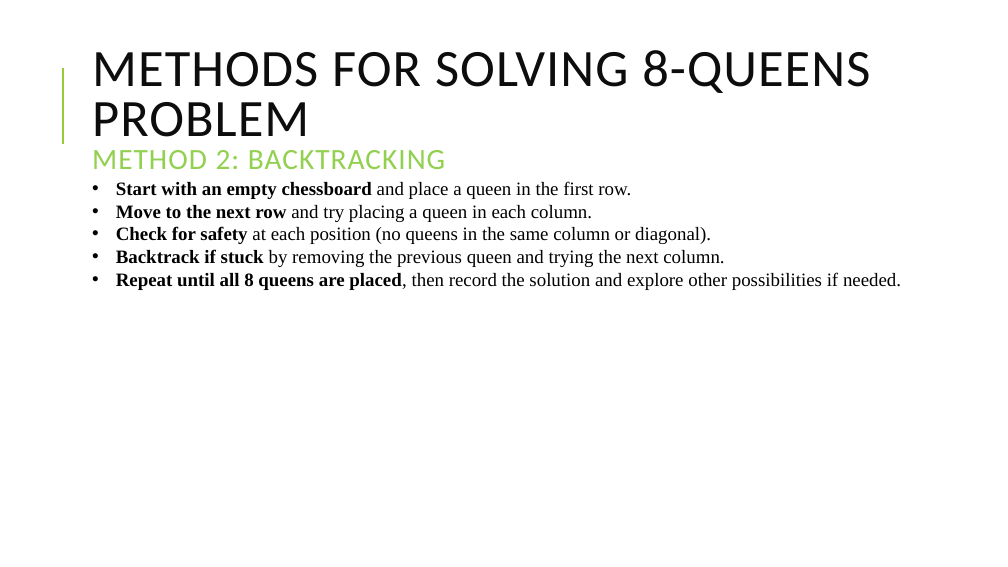
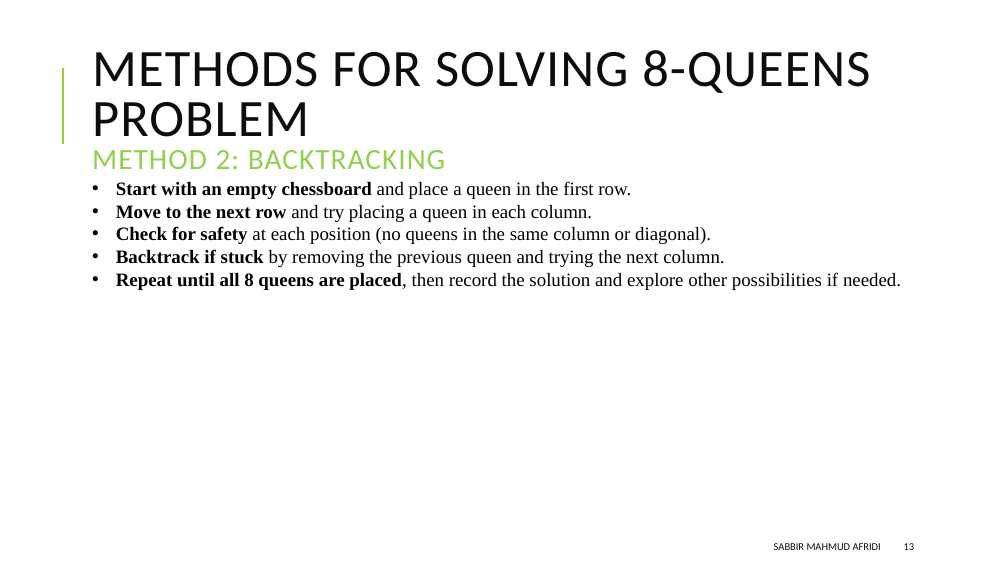
Before and after one commit to smahmuddz/8queenslide, a slide deck: slide 13 of Solving 8-Queens Problem using ROBDD.pptx (slide 8 before the commit). Drawn at 1008x567 pixels with LibreOffice and Linux fonts; fonts in the diff are those of the drawing. Boxes give left, top, right and bottom in pixels: in the first picture for what was removed or moved away, otherwise in the second. Text is boxed around its words. In the diff, an @@ line names an element or a change of style, - is before the commit and + after.

```diff
--- a/Solving 8-Queens Problem using ROBDD.pptx
+++ b/Solving 8-Queens Problem using ROBDD.pptx
@@ text added at (x1=774, y1=543, x2=881, y2=550), 10 pt, text #0D0D0D @@
+SABBIR MAHMUD AFRIDI
@@ page number added at (x1=904, y1=543, x2=915, y2=550), 10 pt, text #0D0D0D @@
+13
```
Also in this commit, not shown: 28 other slides changed.
